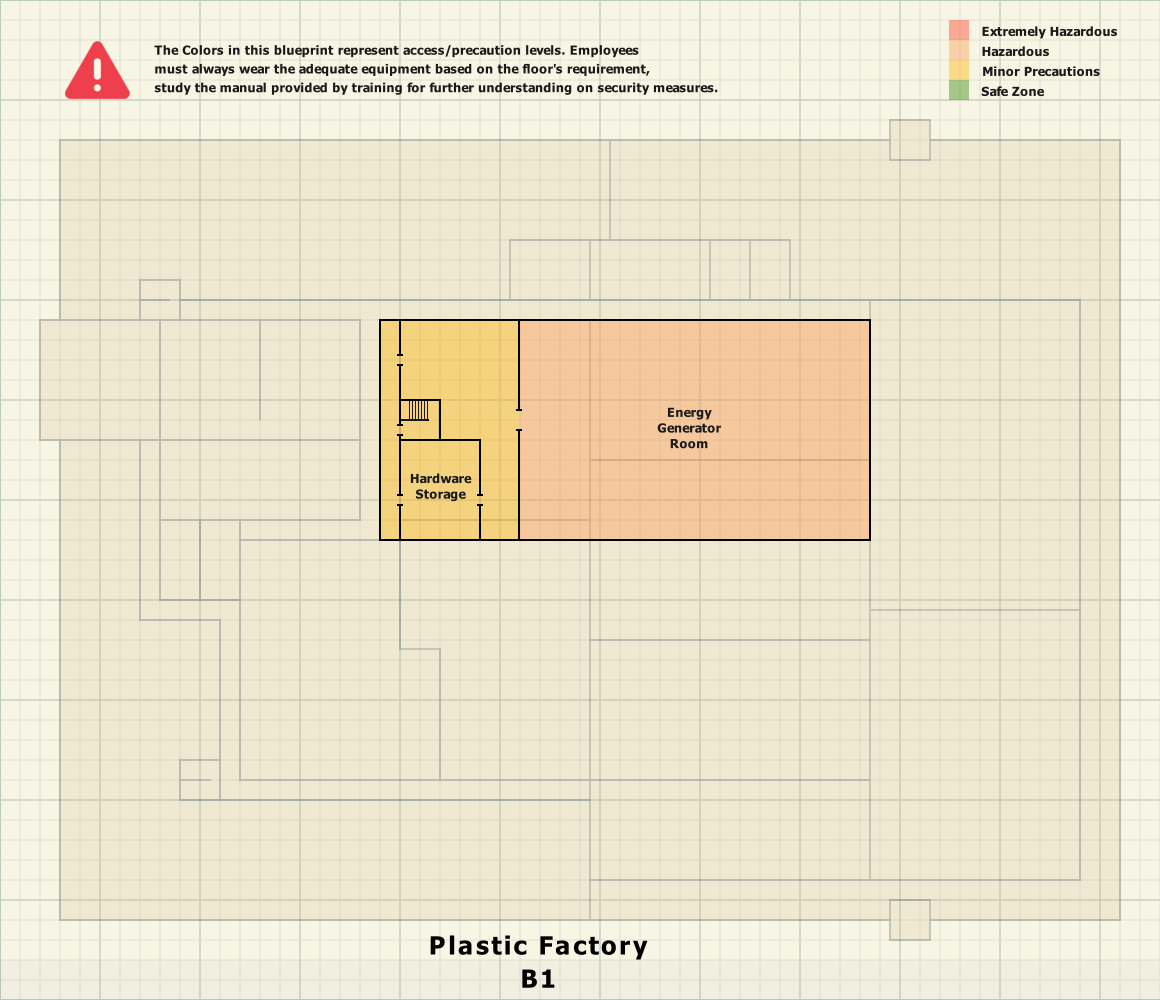
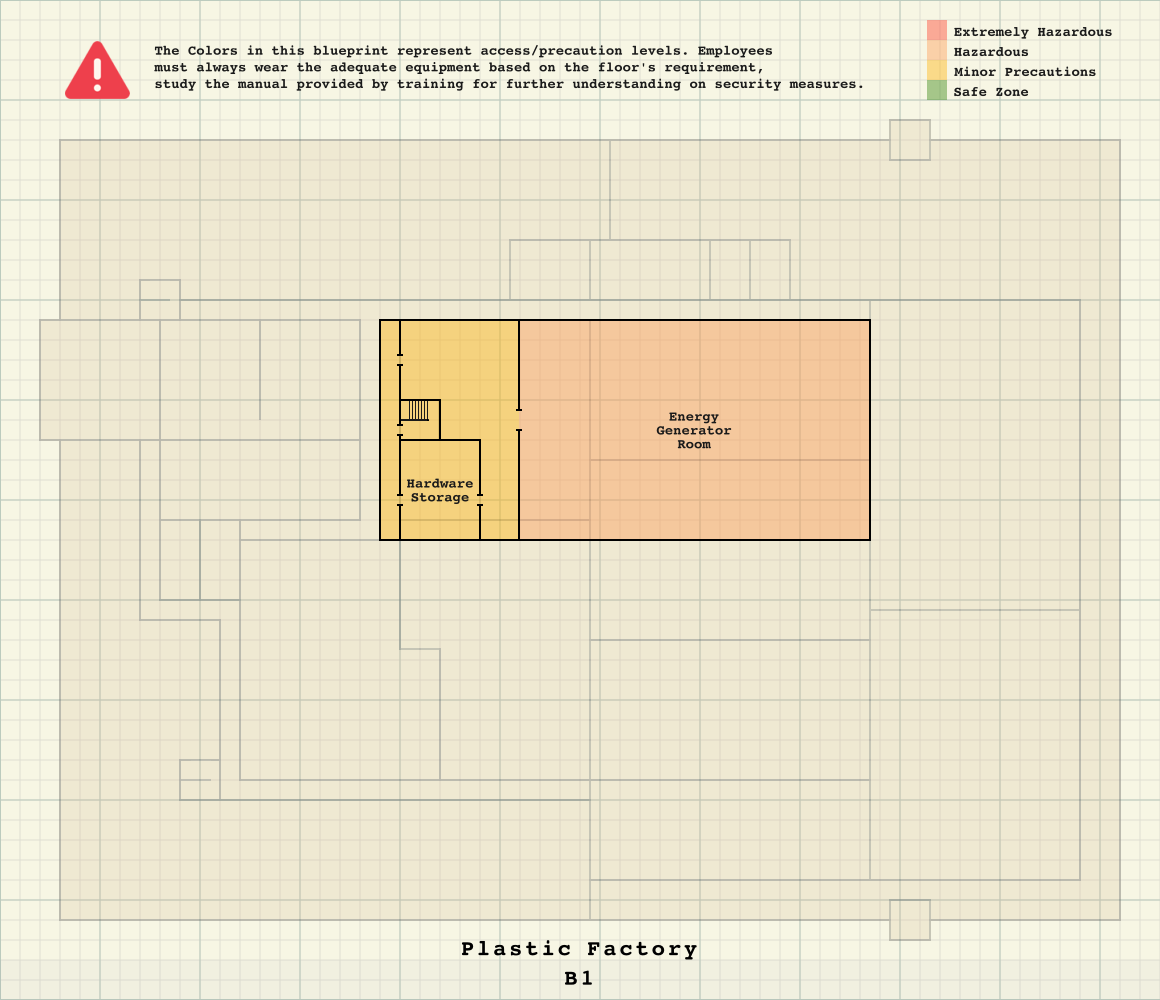
Layer changes from the first 1160x1000 image to the second:
moved "Background" (1st of 2, in "Group 3") above "Vector Layer 2" over bbox(154, 45, 192, 95)
painted on "higher structure Merged" (1st of 3, in "Group 3") over bbox(154, 20, 1117, 988)
painted on "higher structure Merged" (2nd of 3, in "Group 3") over bbox(407, 407, 732, 505)
painted on "higher structure Merged" (3rd of 3, in "Group 3") over bbox(154, 64, 1100, 960)
painted on "Background" (2nd of 2) over bbox(154, 20, 1117, 988)
